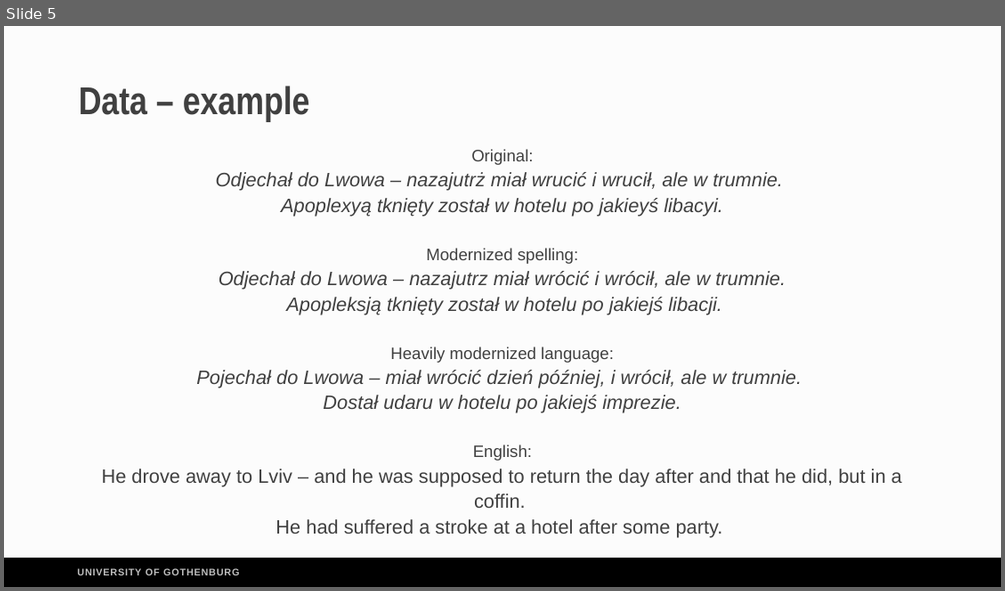
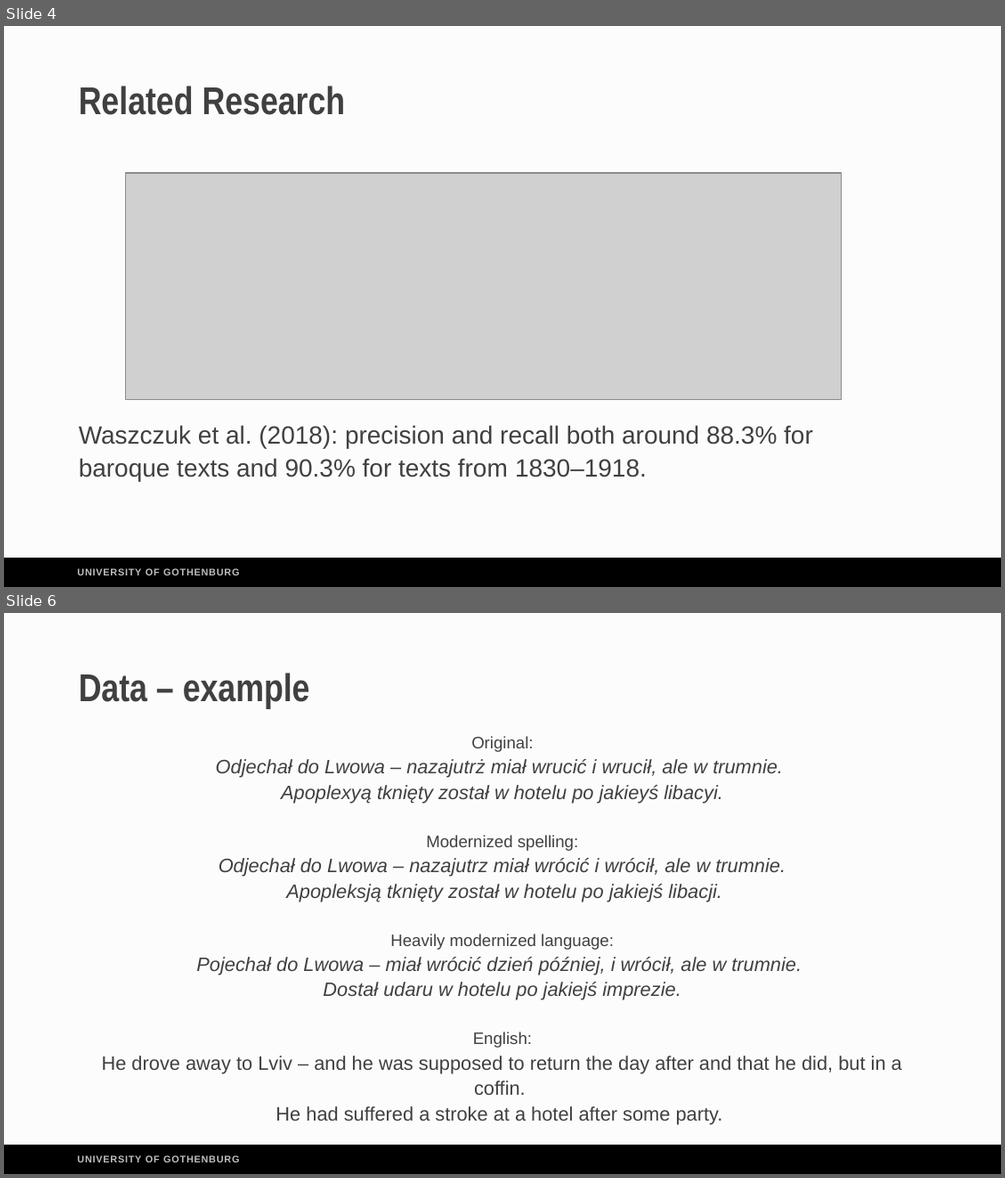
Before and after one commit to Turtilla/WSMF-presentation, a slide deck: presentation/WSMF_presentation.pptx. Shown one above the other, each under a label of ours: slide 5 before the commit, slides 4 and 6 after it; the slides between them are not shown. The pictures are 1005x591 and 1005x1178 pixels, drawn with LibreOffice and Linux fonts; fonts in the diff are those of the drawing; grey boxes stand for pictures. Boxes give left, top, right and bottom in pixels: in the first picture for what was removed or moved away, otherwise in the second. Text is boxed around its words. In the diff, an @@ line names an element or a change of style, - is before the commit and + after.

```diff
--- a/presentation/WSMF_presentation.pptx
+++ b/presentation/WSMF_presentation.pptx
@@ slide 4 added at [4,26,1001,587], background #F2F2F2 at 20% opacity; not listed: 2 template elements that a slide beside it also shows @@
@@ title added at [79,86,346,115], 28 pt, text #404040, bold @@
+Related Research
@@ picture added at [126,173,841,399] @@
@@ text added at [79,425,813,481], 18 pt, text #404040 @@
+Waszczuk et al. (2018): precision and recall both around 88.3% for baroque texts and 90.3% for texts from 1830–1918.
@@ what was slide 5 is now slide 6 @@
```
Also in this commit, not shown: 8 slides changed, 1 slide removed, 1 other file.
